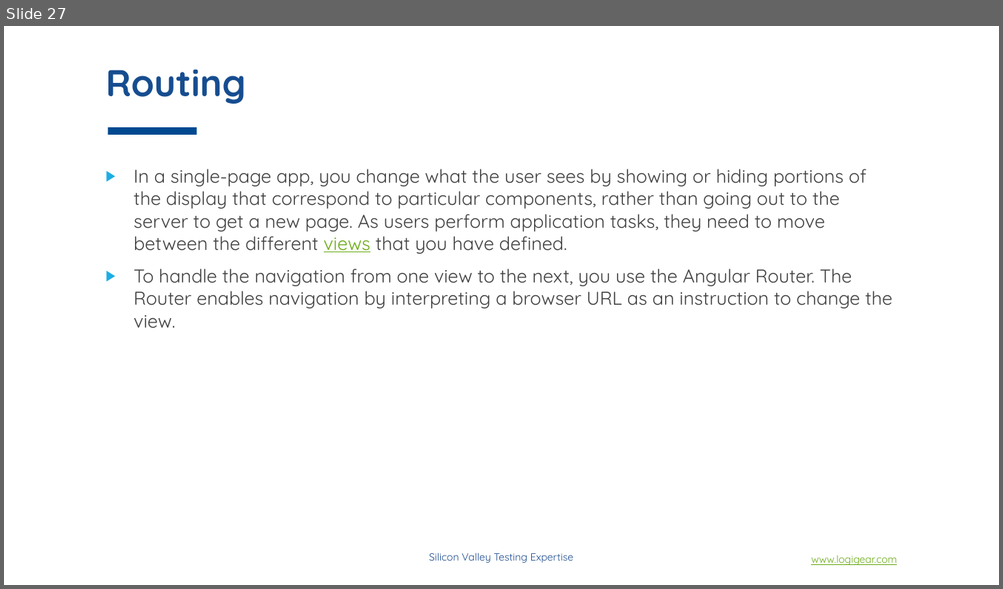
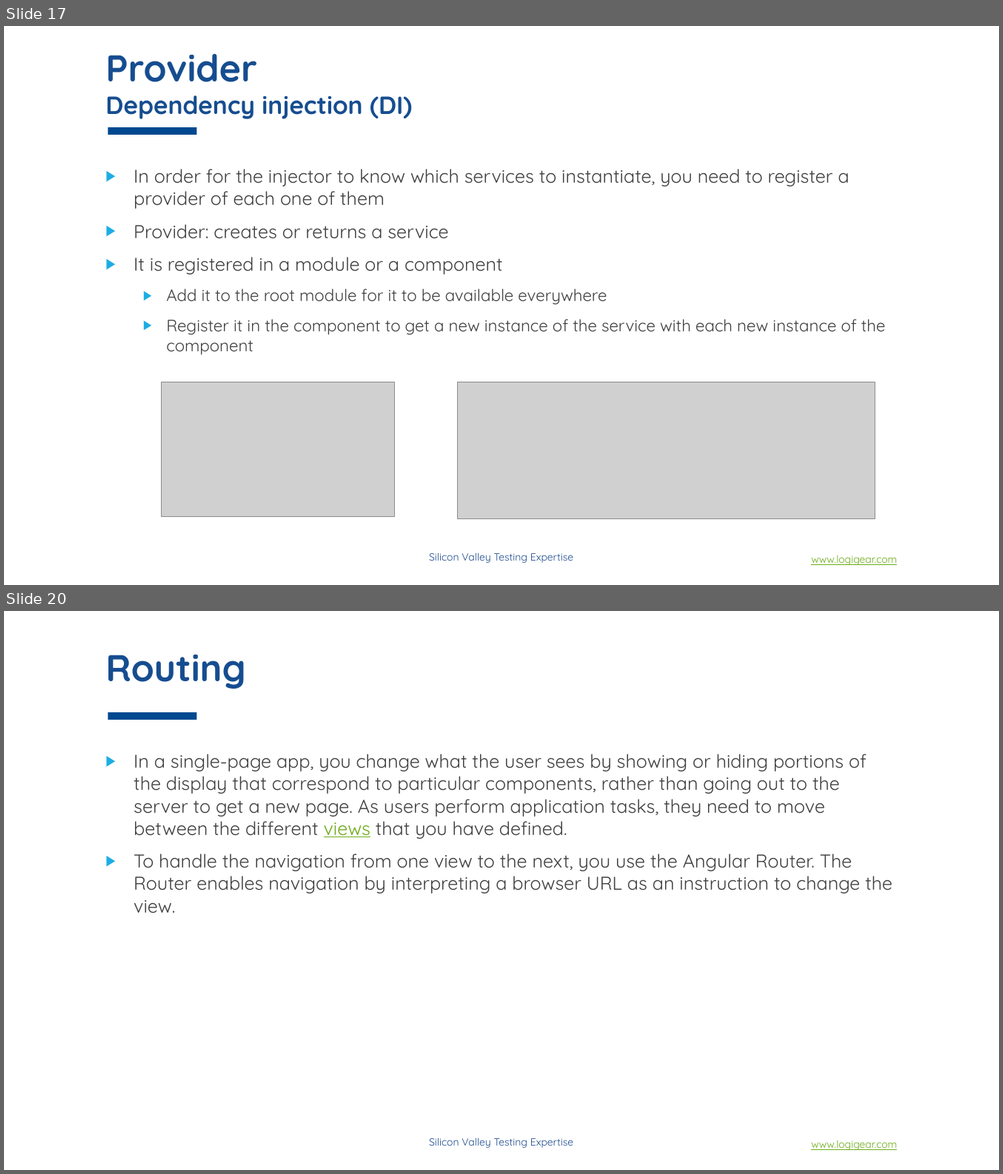
Before and after one commit to phongha1912/spring, a slide deck: doc/material/slides/section_2/Angular concepts.pptx. Shown one above the other, each under a label of ours: slide 27 before the commit, slides 17 and 20 after it; the slides between them are not shown. The pictures are 1003x589 and 1003x1174 pixels, drawn with LibreOffice and Linux fonts; fonts in the diff are those of the drawing; grey boxes stand for pictures; background and template pictures are left out. Boxes give left, top, right and bottom in pixels: in the first picture for what was removed or moved away, otherwise in the second. Text is boxed around its words. In the diff, an @@ line names an element or a change of style, - is before the commit and + after.

```diff
--- a/doc/material/slides/section_2/Angular concepts.pptx
+++ b/doc/material/slides/section_2/Angular concepts.pptx
@@ slide 17 added at (x1=4, y1=26, x2=999, y2=585), background #FFFFFF; not listed: 3 template elements that a slide beside it also shows @@
@@ title added at (x1=105, y1=53, x2=412, y2=119), 24 pt, text #164D90, bold @@
+Provider
+Dependency injection (DI)
@@ text added at (x1=134, y1=169, x2=885, y2=355), 18 pt, text #404040 @@
+▶ In order for the injector to know which services to instantiate, you need to register a provider of each one of them
+▶ Provider: creates or returns a service
+▶ It is registered in a module or a component
+  ▶ Add it to the root module for it to be available everywhere
+  ▶ Register it in the component to get a new instance of the service with each new instance of the component
@@ picture added at (x1=162, y1=382, x2=394, y2=517) @@
@@ picture added at (x1=458, y1=382, x2=875, y2=518) @@
@@ what was slide 27 is now slide 20 @@
```
Also in this commit, not shown: 7 slides changed, 11 other slides added, 26 slides removed.
